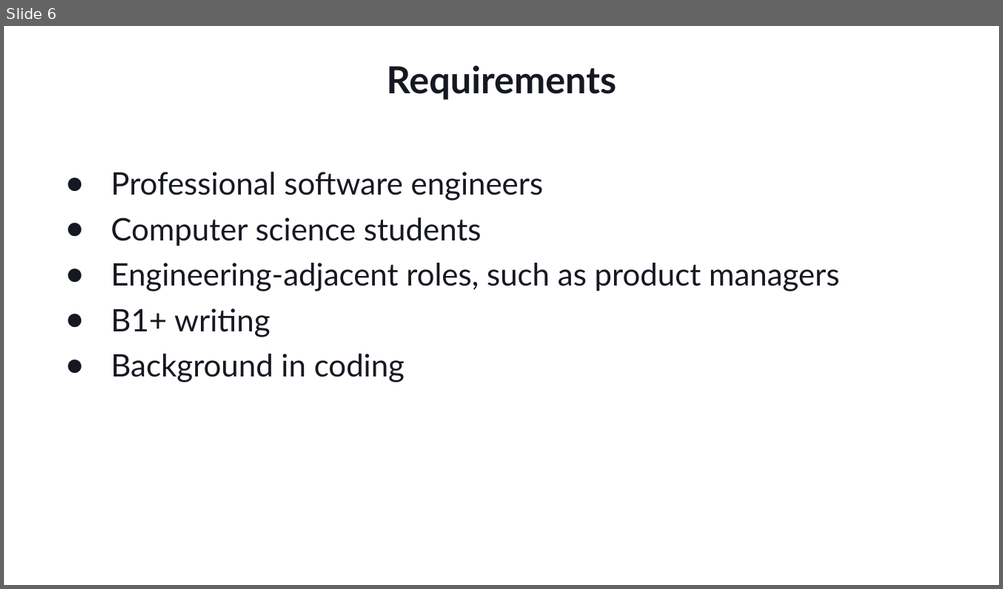
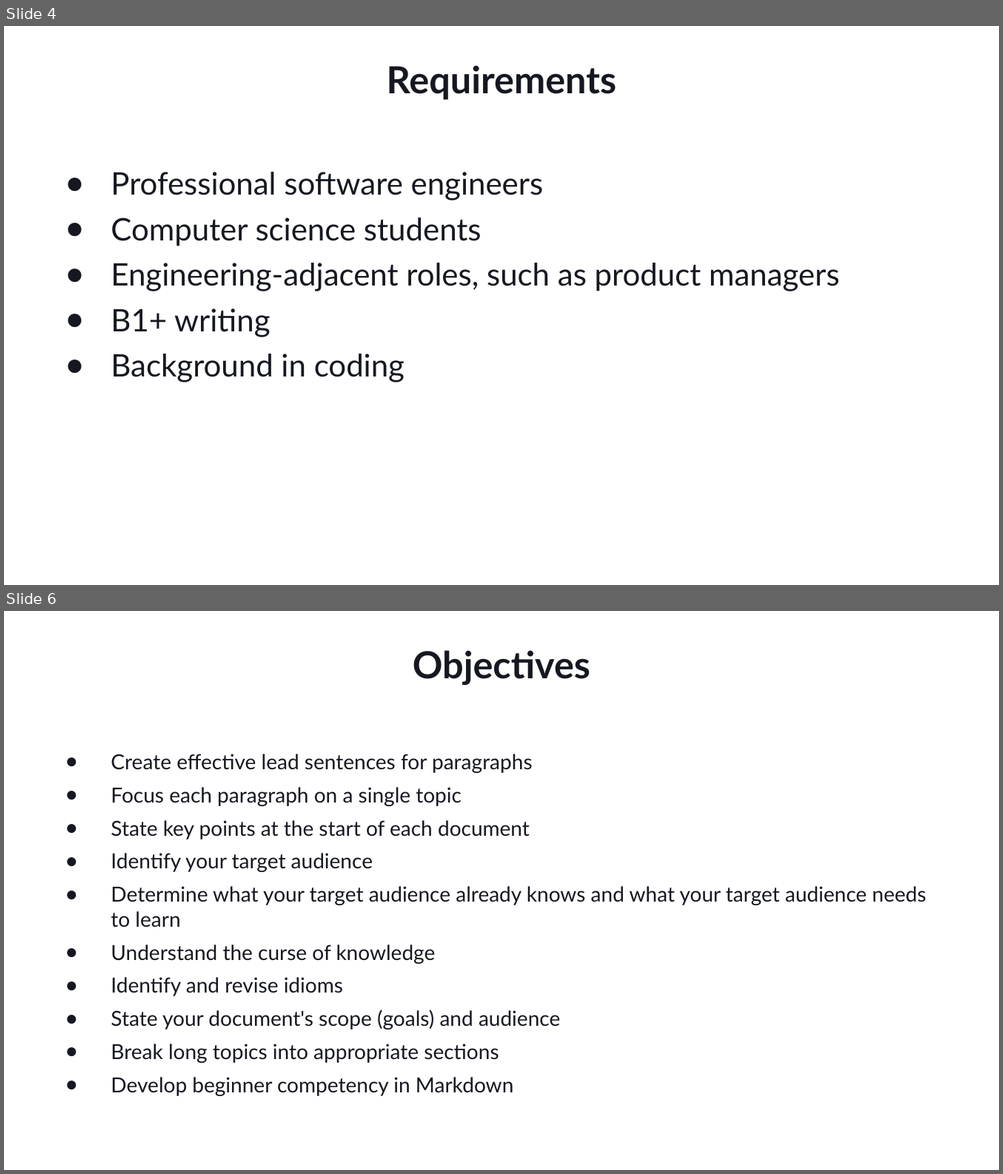
Before and after one commit to Ungerfall/ungerfall.github.io, a slide deck: presentation/tech-writing/tech-writing-azure-static-web-apps.pptx. Shown one above the other, each under a label of ours: slide 6 before the commit, slides 4 and 6 after it; the slides between them are not shown. The pictures are 1003x589 and 1003x1174 pixels, drawn with LibreOffice and Linux fonts; fonts in the diff are those of the drawing; background and template pictures are left out. Boxes give left, top, right and bottom in pixels: in the first picture for what was removed or moved away, otherwise in the second. Text is boxed around its words. In the diff, an @@ line names an element or a change of style, - is before the commit and + after.

```diff
--- a/presentation/tech-writing/tech-writing-azure-static-web-apps.pptx
+++ b/presentation/tech-writing/tech-writing-azure-static-web-apps.pptx
@@ slide 6 added at (4, 611, 999, 1170), background #FFFFFF @@
@@ title added at (412, 650, 590, 685), 36 pt, text #161821, bold @@
+Objectives
@@ text added at (111, 754, 926, 1096), 20 pt, text #161821 @@
+● Create effective lead sentences for paragraphs
+● Focus each paragraph on a single topic
+● State key points at the start of each document
+● Identify your target audience
+● Determine what your target audience already knows and what your target audience needs to learn
+● Understand the curse of knowledge
+● Identify and revise idioms
+● State your document's scope (goals) and audience
+● Break long topics into appropriate sections
+● Develop beginner competency in Markdown
@@ what was slide 6 is now slide 4 @@
```
Also in this commit, not shown: 5 other slides added, 2 slides removed, 1 other file.
